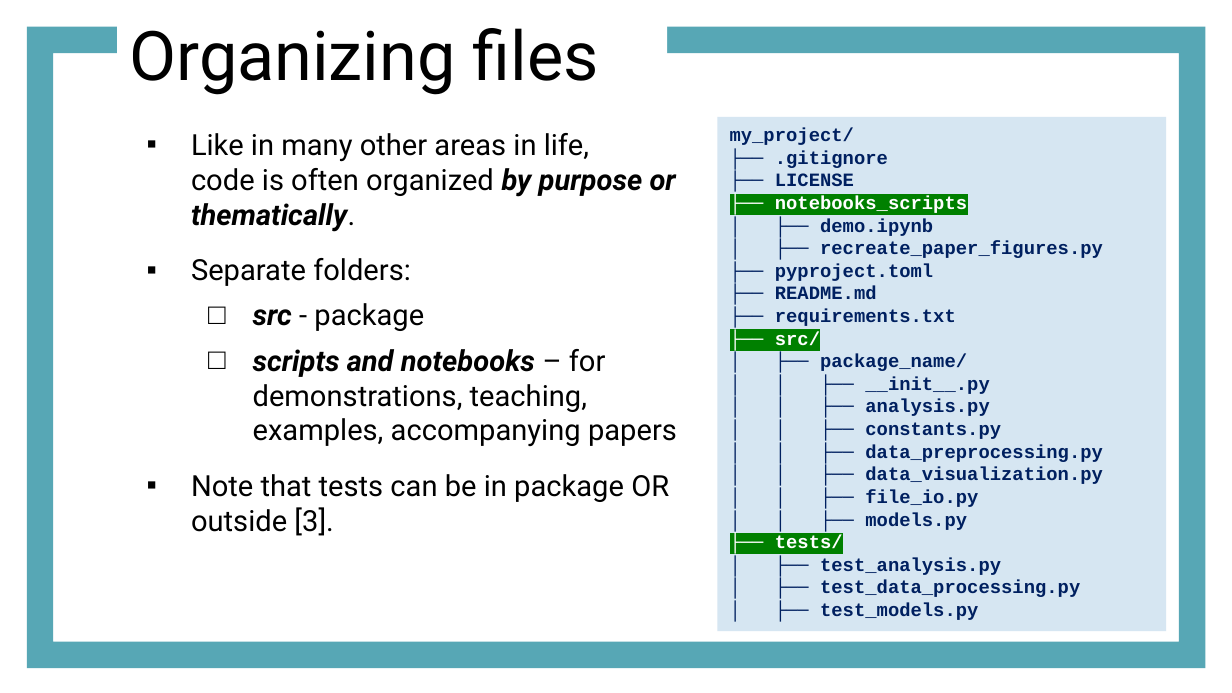
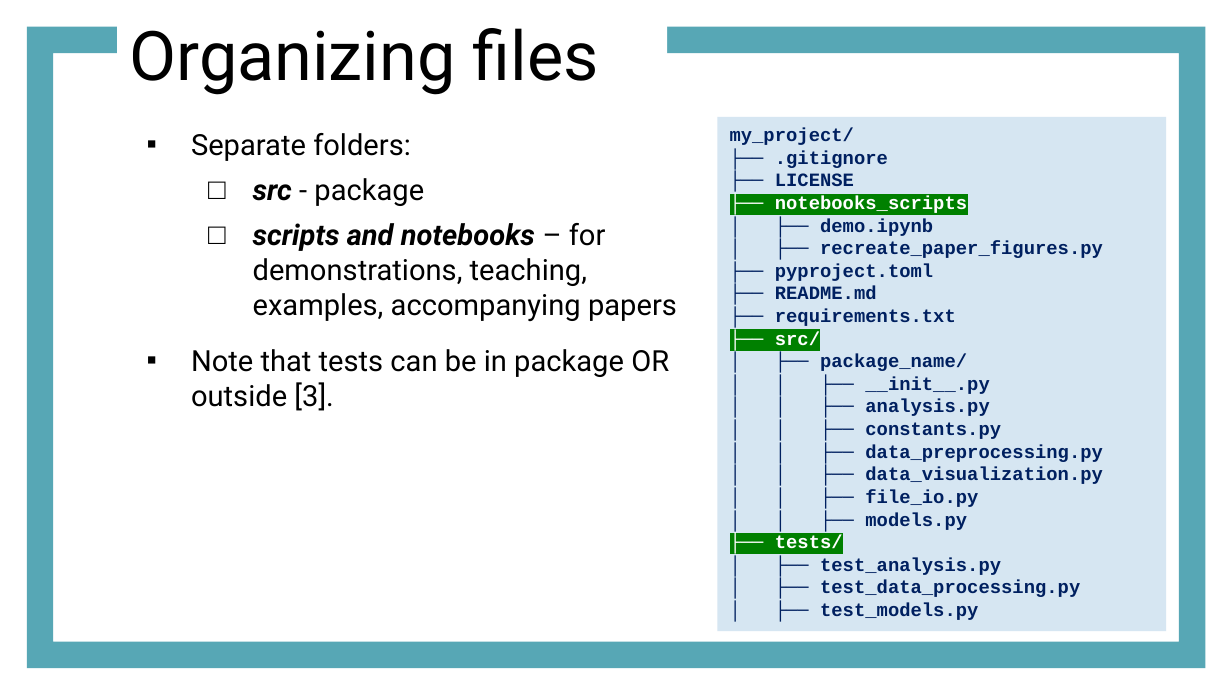
Before and after one commit to otizonaizit/TAM-retreat, a slide deck: slide 8 of ODD/materials/part3_repo_structure.pptx. Drawn at 1232x693 pixels with LibreOffice and Linux fonts; fonts in the diff are those of the drawing. Boxes give left, top, right and bottom in pixels: in the first picture for what was removed or moved away, otherwise in the second. Text is boxed around its words. In the diff, an @@ line names an element or a change of style, - is before the commit and + after.

```diff
--- a/ODD/materials/part3_repo_structure.pptx
+++ b/ODD/materials/part3_repo_structure.pptx
@@ text at bbox=[191, 133, 676, 232]: paragraph removed @@
-▪ Like in many other areas in life,
-  code is often organized by purpose or thematically.
```
Also in this commit, not shown: 2 other slides changed, 1 slide added, 2 slides removed, 4 other files.
